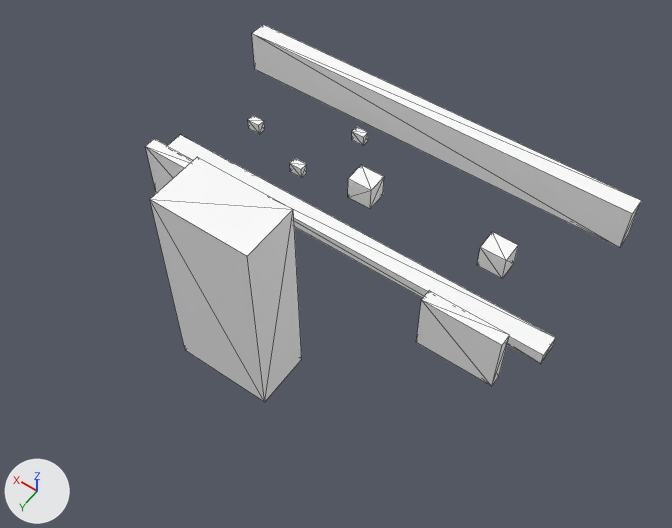
An edit to the glTF model cf2_col_r_forge.glb, drawn before and after from the same camera.
The view is the same before and after, from a camera (50 mm lens) standing at (38.4, -0.3, 59.6) and looking at (61.9, -33.2, 8.0). The lights are fixed; the arrows at lower left show +X, +Y and +Z. The first picture is the older version. Mesh edges are drawn as thin lines. Vertices at exactly the same position are counted once.

Objects in the first picture: 'cf2_col_r_forge'.
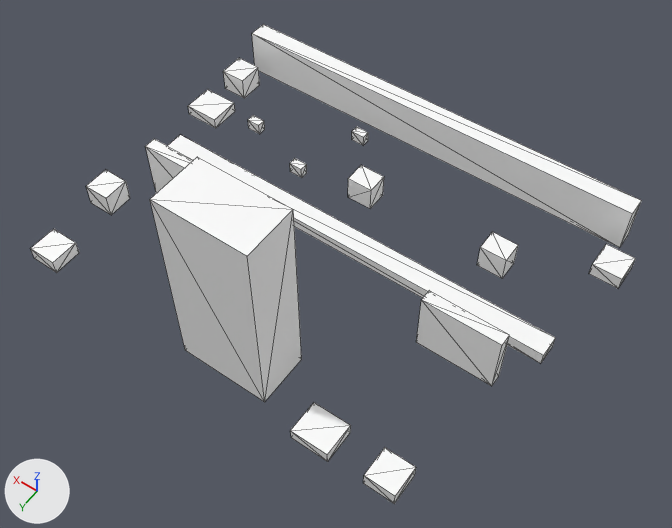
Pixel boxes (x1, y1, x2, y2) of what changed, in the pictures (672 x 528 px):
'cf2_col_r_forge', reshaped (23% wider, 27% taller)
    before: (145, 24, 642, 402)
    after: (30, 24, 642, 504)
part 1 of me_cf2_col_r_forge, added
    after: (188, 89, 235, 128)
part 2 of me_cf2_col_r_forge, added
    after: (363, 448, 416, 504)
part 3 of me_cf2_col_r_forge, added
    after: (290, 403, 351, 462)
part 4 of me_cf2_col_r_forge, added
    after: (30, 229, 79, 273)
part 5 of me_cf2_col_r_forge, added
    after: (223, 58, 260, 98)
part 6 of me_cf2_col_r_forge, added
    after: (589, 244, 636, 288)
part 7 of me_cf2_col_r_forge, added
    after: (86, 170, 130, 215)

The change in detail:
me_cf2_col_r_forge is used by ob_cf2_col_r_forge; location (0.0, 0.0, 0.0).
me_cf2_col_r_forge had 80 vertices, 120 faces and spanned x 47.0..83.0, y -51.6..-23.4, z 3.6..19.6.
me_cf2_col_r_forge now has 136 vertices, 204 faces and spans x 45.4..83.9, y -51.6..-22.3, z 3.6..19.6.
me_cf2_col_r_forge part 1: a new loose piece, a box spanning x 80.9..83.9, y -44.6..-42.0, z 3.6..4.6, in mat_col (white #ffffff).
me_cf2_col_r_forge part 2: a new loose piece, a box spanning x 49.7..52.0, y -24.8..-22.4, z 3.6..4.8, in mat_col (white #ffffff).
me_cf2_col_r_forge part 3: a new loose piece, a box spanning x 54.8..57.8, y -24.9..-22.3, z 3.6..4.6, in mat_col (white #ffffff).
me_cf2_col_r_forge part 4: a new loose piece, a box spanning x 80.6..83.0, y -25.4..-23.0, z 3.6..4.8, in mat_col (white #ffffff).
me_cf2_col_r_forge part 5: a new loose piece, a box spanning x 81.3..83.5, y -48.6..-46.4, z 3.6..5.6, in mat_col (white #ffffff).
me_cf2_col_r_forge part 6: a new loose piece, a box spanning x 45.4..47.8, y -48.7..-46.3, z 3.6..4.8, in mat_col (white #ffffff).
me_cf2_col_r_forge part 7: a new loose piece, a box spanning x 81.3..83.5, y -31.8..-29.6, z 3.6..5.6, in mat_col (white #ffffff).
